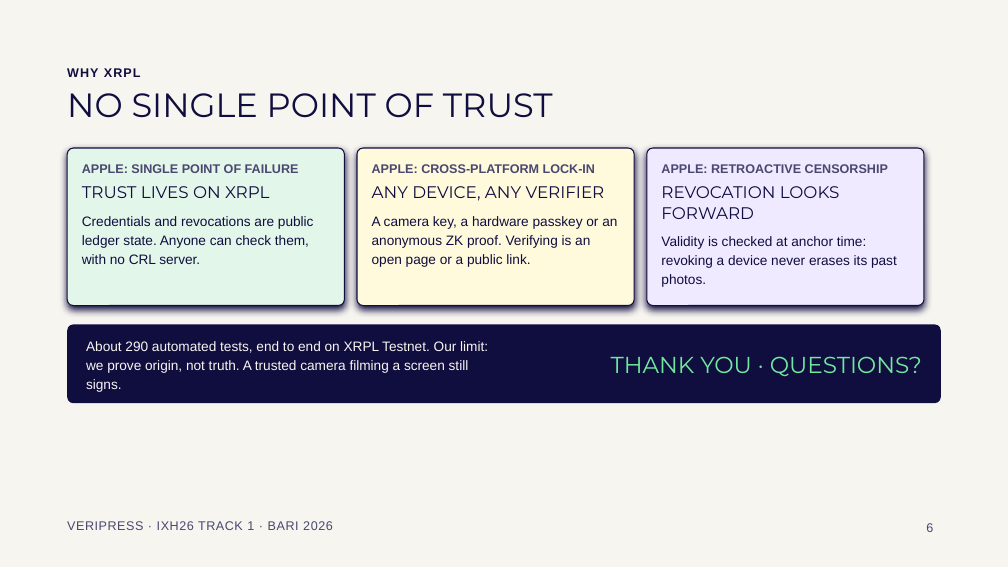
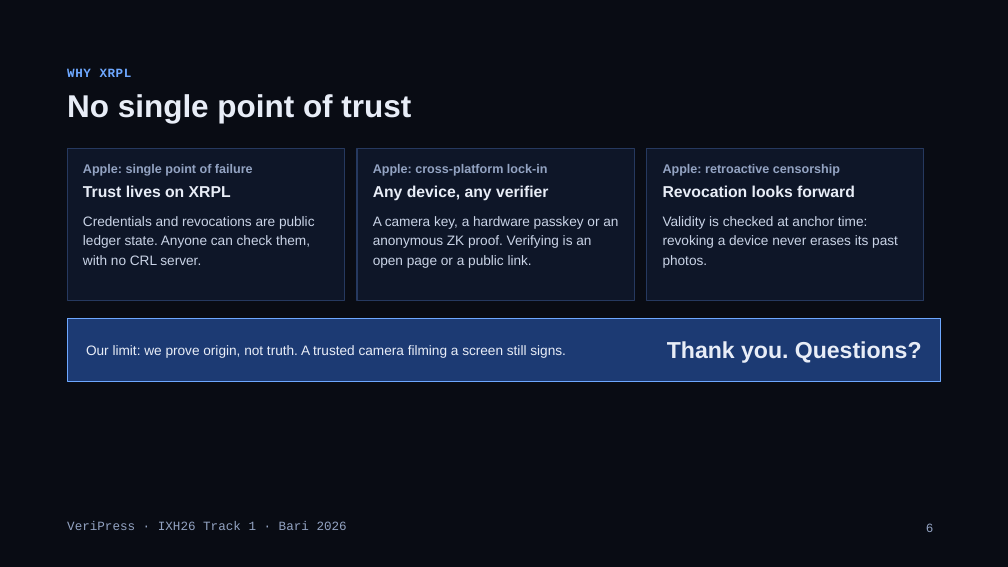
Before and after one commit to noegng/VeriPress, a slide deck: slide 6 of docs/VeriPress-pitch.pptx. Drawn at 1008x567 pixels with LibreOffice and Linux fonts; fonts in the diff are those of the drawing. Boxes give left, top, right and bottom in pixels: in the first picture for what was removed or moved away, otherwise in the second. Text is boxed around its words. In the diff, an @@ line names an element or a change of style, - is before the commit and + after.

Commit message:
Pitch v2: dark duochrome template, crypto-first cover with a real Testnet proof, script retimed (3:00)

```diff
--- a/docs/VeriPress-pitch.pptx
+++ b/docs/VeriPress-pitch.pptx
@@ background #F7F5F0 to #090C14 @@
@@ text "WHY XRPL" at bbox=[67, 68, 132, 77]: font Arial to Courier New, text colour #100D3F to #6EA8FF, letter spacing 1 to 0.5 pt @@
@@ title at bbox=[67, 94, 411, 123]: text changed; size 32 to 30 pt; font Montserrat to Arial; text colour #100D3F to #E8EDF7; bold on @@
-NO SINGLE POINT OF TRUST
+No single point of trust
@@ rectangle: place and size @@
-rectangle at bbox=[67, 148, 345, 306]
+rectangle at bbox=[67, 148, 345, 300]
@@ rectangle at bbox=[67, 148, 345, 300]: rounded rectangle to rectangle; fill #E2F7E9 to #0E1628; outline #100D3F 1 pt to #26395F 1 pt; shadow off @@
@@ rectangle: place and size @@
-rectangle at bbox=[357, 148, 634, 306]
+rectangle at bbox=[357, 148, 634, 300]
@@ rectangle at bbox=[357, 148, 634, 300]: rounded rectangle to rectangle; fill #FFFADB to #0E1628; outline #100D3F 1 pt to #26395F 1 pt; shadow off @@
@@ rectangle: place and size @@
-rectangle at bbox=[647, 148, 925, 306]
+rectangle at bbox=[647, 148, 925, 300]
@@ rectangle at bbox=[647, 148, 925, 300]: rounded rectangle to rectangle; fill #EFEAFF to #0E1628; outline #100D3F 1 pt to #26395F 1 pt; shadow off @@
@@ text at bbox=[83, 164, 253, 197]: text changed; text colour #4A4770 to #93A3C2 @@
-APPLE: SINGLE POINT OF FAILURE
-TRUST LIVES ON XRPL
+Apple: single point of failure
+Trust lives on XRPL
@@ text at bbox=[373, 164, 548, 201]: text changed; text colour #4A4770 to #93A3C2 @@
-APPLE: CROSS-PLATFORM LOCK-IN
-ANY DEVICE, ANY VERIFIER
+Apple: cross-platform lock-in
+Any device, any verifier
@@ text at bbox=[663, 164, 855, 197]: text changed; text colour #4A4770 to #93A3C2 @@
-APPLE: RETROACTIVE CENSORSHIP
-REVOCATION LOOKS FORWARD
+Apple: retroactive censorship
+Revocation looks forward
@@ text at bbox=[83, 216, 315, 265]: text colour #100D3F to #C9D3E6 in "Credentials and revocations are public ledger state. ..."; line spacing 1.15 to 1.2 @@
@@ text at bbox=[373, 216, 618, 268]: text colour #100D3F to #C9D3E6 in "A camera key, a hardware passkey or ..."; line spacing 1.15 to 1.2 @@
@@ text at bbox=[663, 216, 898, 268]: text colour #100D3F to #C9D3E6 in "Validity is checked at anchor time: revoking ..."; line spacing 1.15 to 1.2 @@
@@ rectangle: place and size @@
-rectangle at bbox=[67, 324, 941, 403]
+rectangle at bbox=[67, 318, 941, 381]
@@ rectangle at bbox=[67, 318, 941, 381]: rounded rectangle to rectangle; fill #100D3F to #1C3A73; outline none to #6EA8FF 1 pt @@
@@ text at bbox=[86, 345, 566, 358]: text changed; text colour #F7F5F0 to #E8EDF7 @@
-About 290 automated tests, end to end on XRPL Testnet. Our limit: we prove origin, not truth. A trusted camera filming a screen still signs.
+Our limit: we prove origin, not truth. A trusted camera filming a screen still signs.
@@ text at bbox=[667, 341, 922, 363]: text changed; font Montserrat to Arial; text colour #72E89E to #E8EDF7; bold on @@
-THANK YOU · QUESTIONS?
+Thank you. Questions?
@@ text at bbox=[67, 521, 347, 530]: text changed; font Arial to Courier New; text colour #4A4770 to #93A3C2 @@
-VERIPRESS · IXH26 TRACK 1 · BARI 2026
+VeriPress · IXH26 Track 1 · Bari 2026
@@ page number at bbox=[926, 523, 934, 532]: font Arial to Courier New, text colour #4A4770 to #93A3C2 @@
```
Also in this commit, not shown: 4 other slides changed, 1 slide added, 1 slide removed, 1 other file.
